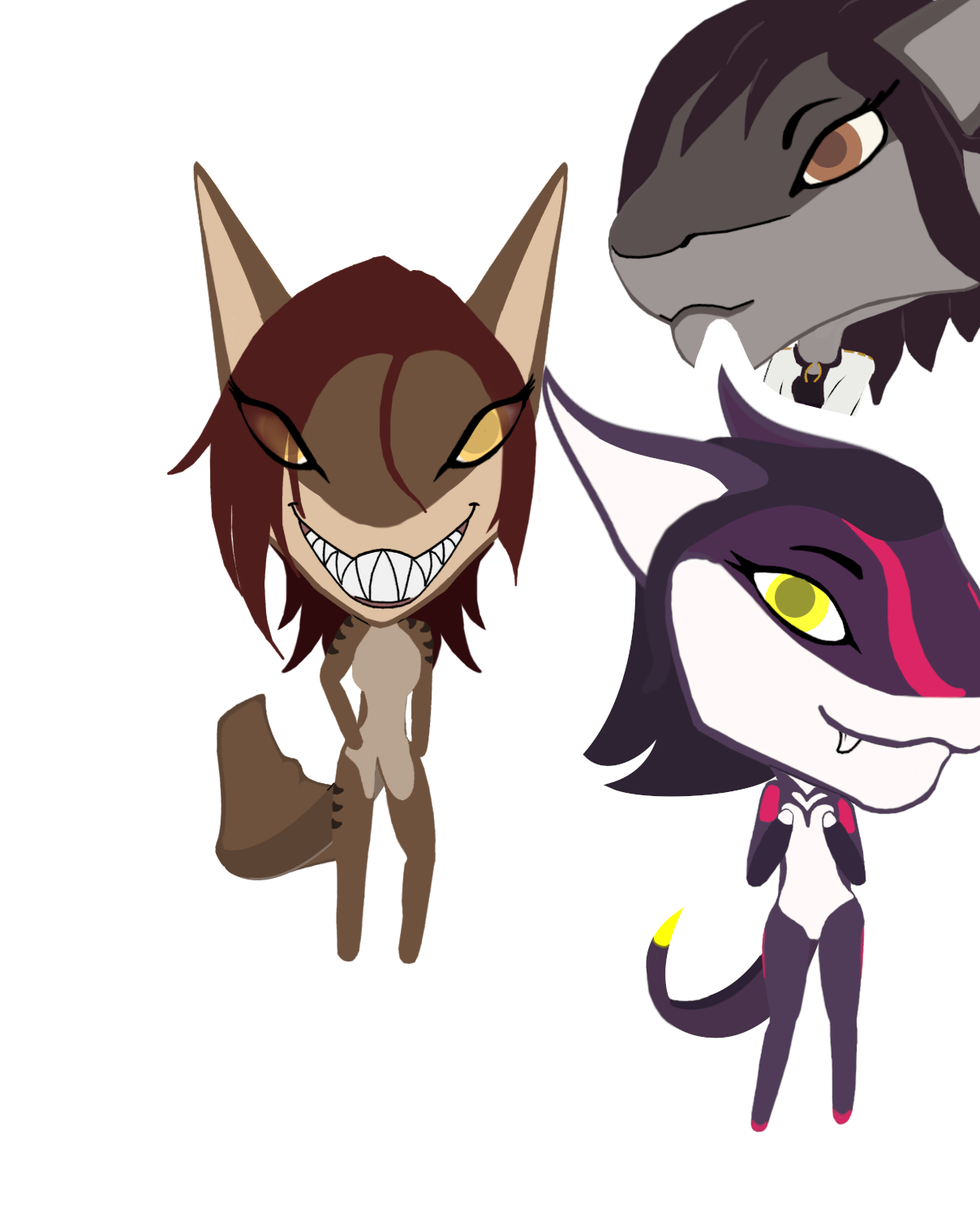
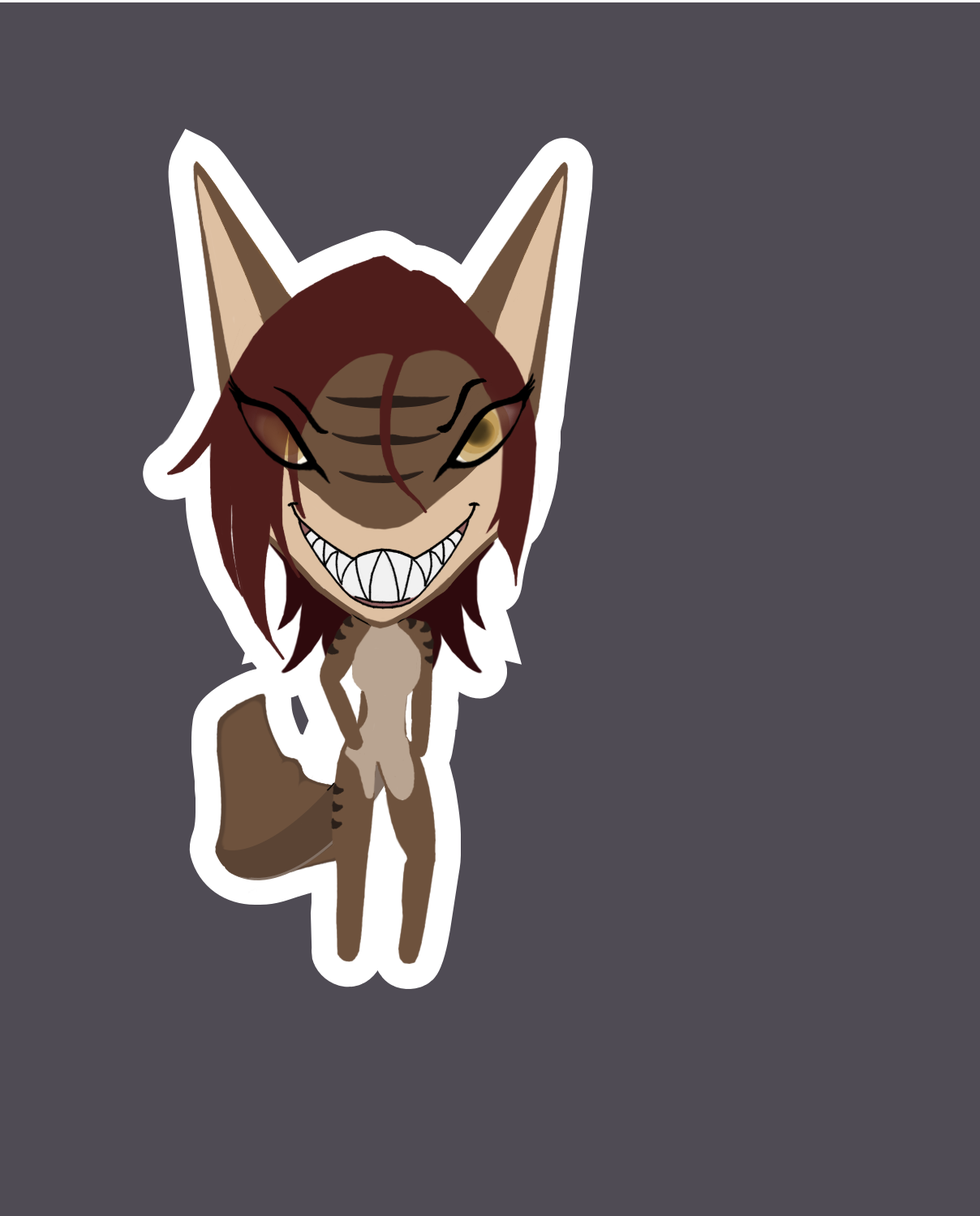
The second 980×1216 image is a revision of the first. Changes to its layers:
painted on "LINES" over [left=272, top=377, right=492, bottom=435]
painted on "IRIS" over [left=253, top=397, right=511, bottom=464]
painted on "STRYPES" over [left=325, top=394, right=451, bottom=664]
painted on "BASE" over [left=314, top=493, right=437, bottom=764]
painted on "BASE_SECOND" over [left=375, top=759, right=380, bottom=766]
hid "sanya.png" over [left=515, top=313, right=980, bottom=1158]
hid "neera.png" over [left=576, top=0, right=980, bottom=712]
showed "Background" over [left=0, top=2, right=980, bottom=1216]
